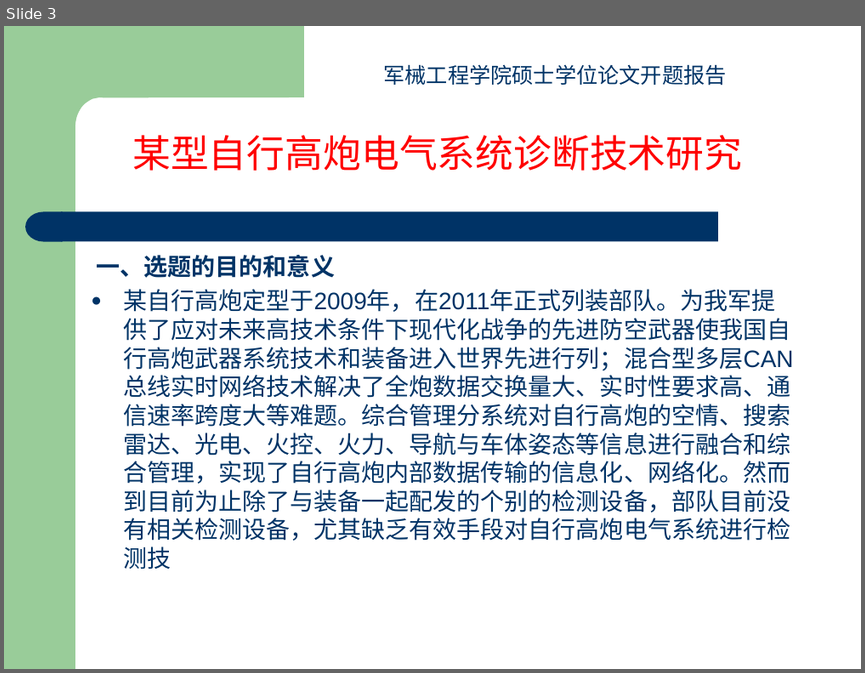
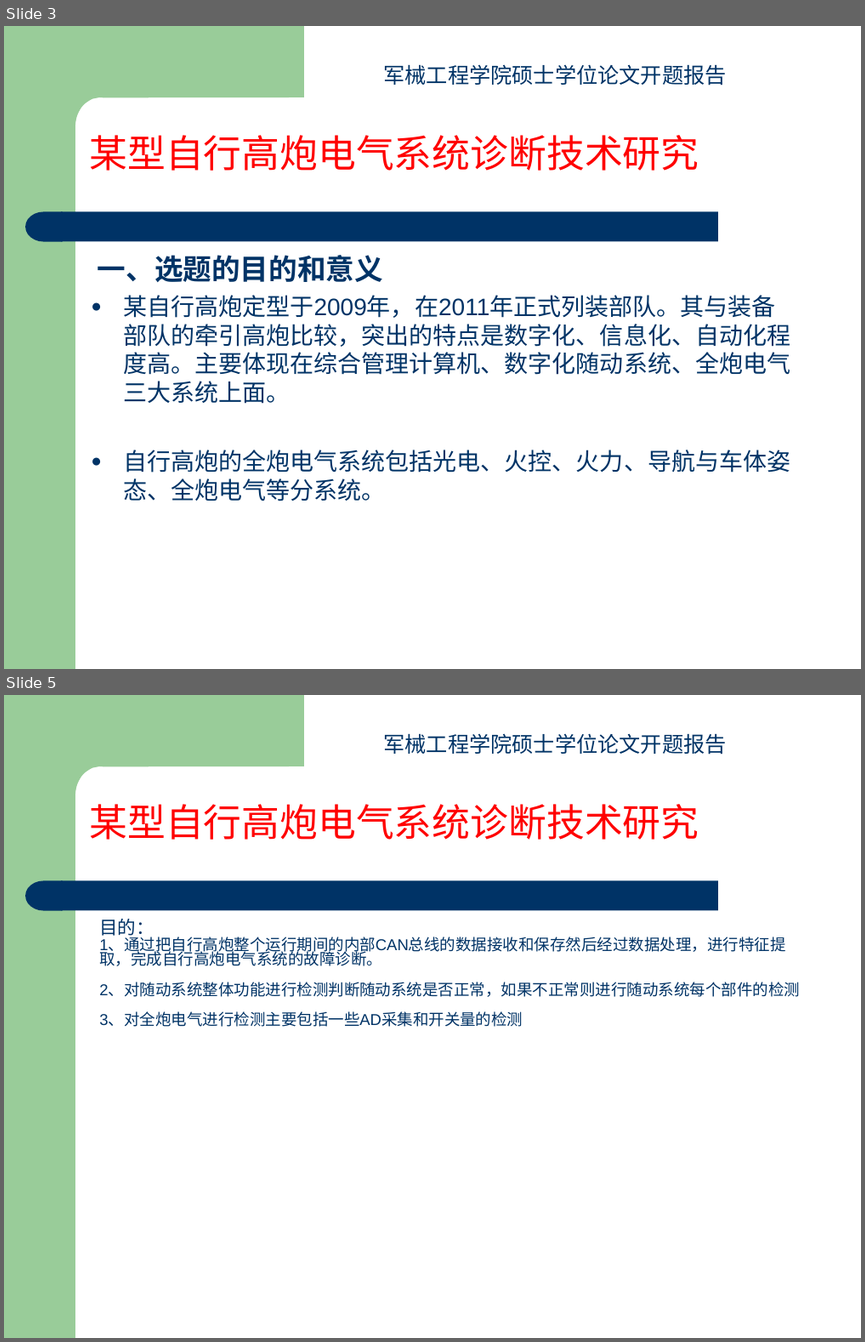
Before and after one commit to yangfan16860/Paper, a slide deck: 开题报告杨帆.ppt. Shown one above the other, each under a label of ours: slide 3 before the commit, slides 3 and 5 after it; the slides between them are not shown. The pictures are 865x673 and 865x1342 pixels, drawn with LibreOffice and Linux fonts; fonts in the diff are those of the drawing. Boxes give left, top, right and bottom in pixels: in the first picture for what was removed or moved away, otherwise in the second. Text is boxed around its words. In the diff, an @@ line names an element or a change of style, - is before the commit and + after.

```diff
--- a/开题报告杨帆.ppt
+++ b/开题报告杨帆.ppt
@@ slide 5 added at (x1=4, y1=695, x2=861, y2=1338), background #FFFFFF; not listed: 4 template elements that a slide beside it also shows @@
@@ text added at (x1=384, y1=733, x2=726, y2=755), 18 pt, text #003366 @@
+军械工程学院硕士学位论文开题报告
@@ text added at (x1=89, y1=804, x2=698, y2=839), 32 pt, text #FF0000 @@
+某型自行高炮电气系统诊断技术研究
@@ text added at (x1=99, y1=919, x2=800, y2=1027), 13.2 pt, text #003366 @@
+目的：
+1、通过把自行高炮整个运行期间的内部CAN总线的数据接收和保存然后经过数据处理，进行特征提取，完成自行高炮电气系统的故障诊断。
+2、对随动系统整体功能进行检测判断随动系统是否正常，如果不正常则进行随动系统每个部件的检测
+3、对全炮电气进行检测主要包括一些AD采集和开关量的检测
@@ slide 3 changed as well @@
@@ text "某型自行高炮电气系统诊断技术研究" moved from (x1=132, y1=135, x2=742, y2=170) to (x1=89, y1=135, x2=698, y2=170) @@
@@ text at (x1=98, y1=255, x2=383, y2=282): size 20 to 24 pt in "一、选题的目的和意义"; more space between paragraphs @@
@@ text at (x1=123, y1=295, x2=790, y2=501): text changed @@
-● 某自行高炮定型于2009年，在2011年正式列装部队。为我军提供了应对未来高技术条件下现代化战争的先进防空武器使我国自行高炮武器系统技术和装备进入世界先进行列；混合型多层CAN总线实时网络技术解决了全炮数据交换量大、实时性要求高、通信速率跨度大等难题。综合管理分系统对自行高炮的空情、搜索雷达、光电、火控、火力、导航与车体姿态等信息进行融合和综合管理，实现了自行高炮内部数据传输的信息化、网络化。然而到目前为止除了与装备一起配发的个别的检测设备，部队目前没有相关检测设备，尤其缺乏有效手段对自行高炮电气系统进行检测技
+● 某自行高炮定型于2009年，在2011年正式列装部队。其与装备部队的牵引高炮比较，突出的特点是数字化、信息化、自动化程度高。主要体现在综合管理计算机、数字化随动系统、全炮电气三大系统上面。
+● 自行高炮的全炮电气系统包括光电、火控、火力、导航与车体姿态、全炮电气等分系统。
```
Also in this commit, not shown: 9 other slides changed, 4 other slides added, 2 slides removed, 4 other files.
